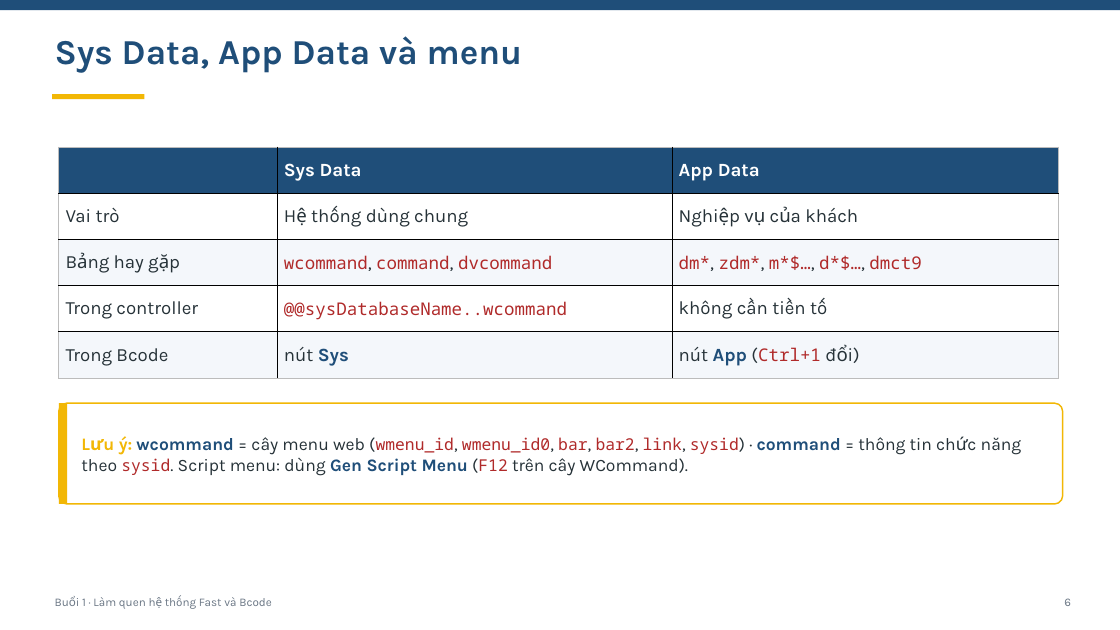
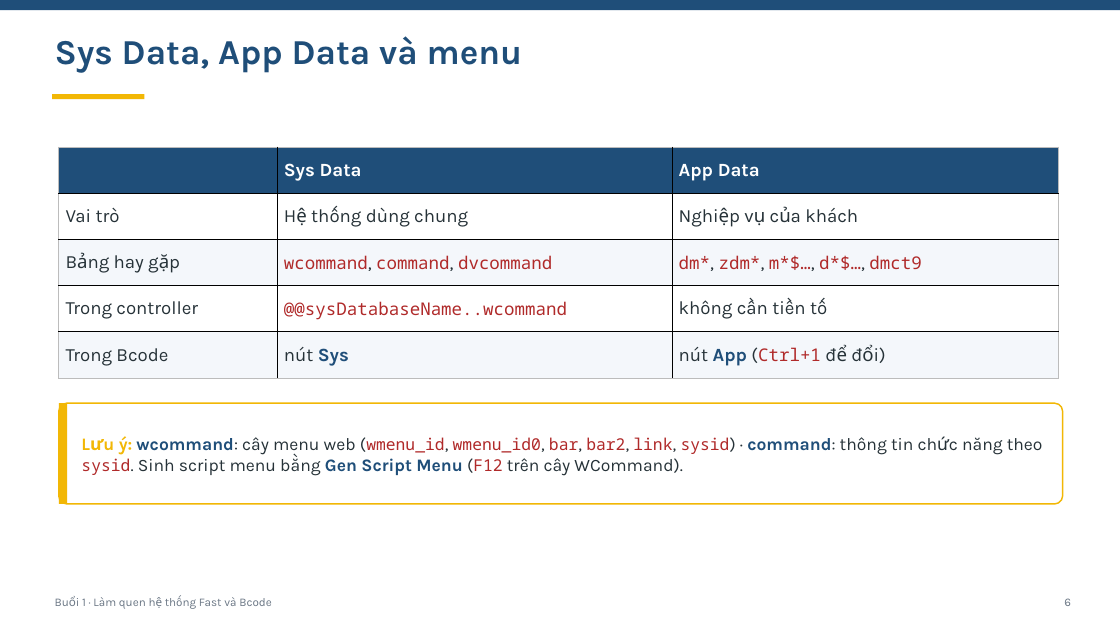
Before and after one commit to Tsunbee/Bcode, a slide deck: slide 6 of docs/DaoTao/Buoi01_LamQuenFastBcode.pptx. Drawn at 1120x630 pixels with LibreOffice and Linux fonts; fonts in the diff are those of the drawing. Boxes give left, top, right and bottom in pixels: in the first picture for what was removed or moved away, otherwise in the second. Text is boxed around its words. In the diff, an @@ line names an element or a change of style, - is before the commit and + after.

```diff
--- a/docs/DaoTao/Buoi01_LamQuenFastBcode.pptx
+++ b/docs/DaoTao/Buoi01_LamQuenFastBcode.pptx
@@ table at box(59, 147, 1059, 378) @@
-row 5, column 3: nút App (Ctrl+1 đổi)
+row 5, column 3: nút App (Ctrl+1 để đổi)
@@ text at box(81, 436, 1043, 476): text changed @@
-Lưu ý: wcommand = cây menu web (wmenu_id, wmenu_id0, bar, bar2, link, sysid) · command = thông tin chức năng theo sysid. Script menu: dùng Gen Script Menu (F12 trên cây WCommand).
+Lưu ý: wcommand: cây menu web (wmenu_id, wmenu_id0, bar, bar2, link, sysid) · command: thông tin chức năng theo sysid. Sinh script menu bằng Gen Script Menu (F12 trên cây WCommand).
```
Also in this commit, not shown: 10 other slides changed, 27 other files.
